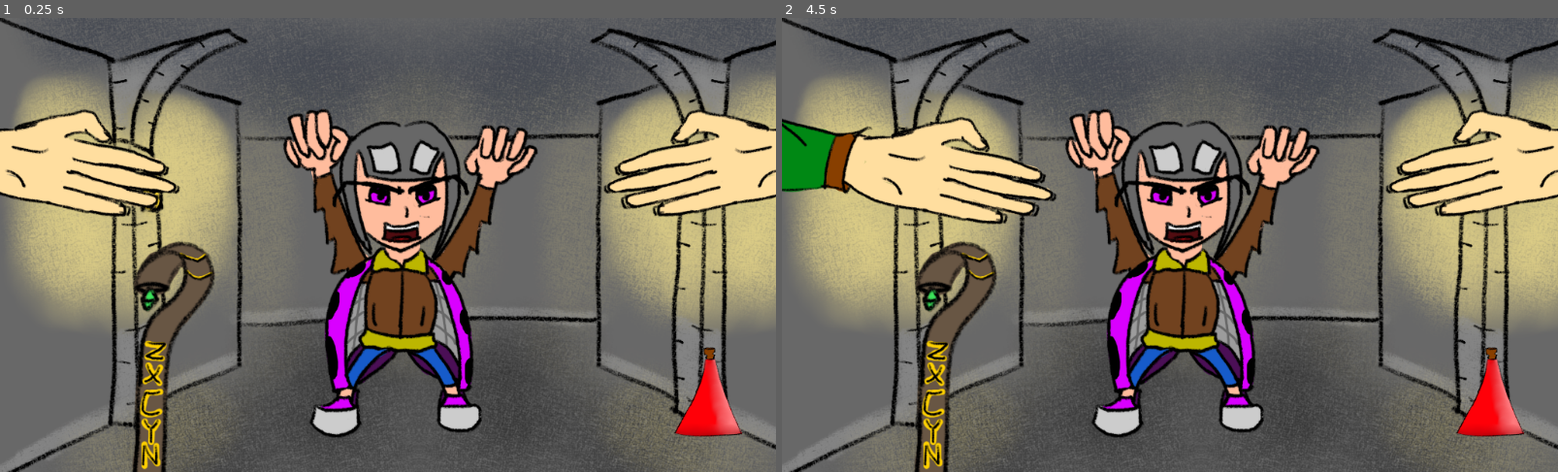
Above: before the commit, frames 1-2 (left to right).
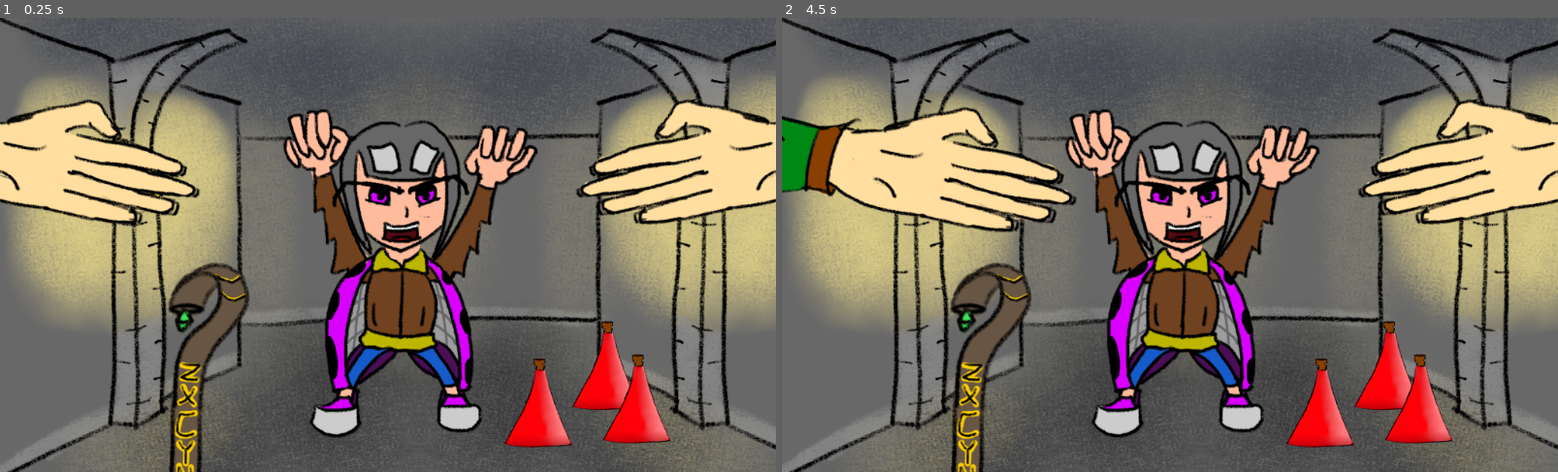
Above: after the commit, the same moments.

Repository: HumbleSolipsist/gmtk-hand-game
Game: Godot game, scene res://World.tscn
Same seed, same stepped clock (60 frames per second), same inputs: the game is played once before the commit and once after it.
Inputs (mouse positions are in pixels of both pictures, inside the frame that each line leads up to):
- Up to frame 1 (0.25 s): no input
- Up to frame 2 (4.5 s): tap Enter at 0.5, 2, 3.5 s; move the mouse to (1340, 222) at 0.52 s; click (1340, 222) at 0.67 s; tap Space at 1.25, 2.75, 4.25 s; move the mouse to (1014, 267) at 1.27 s; click (1014, 267) at 1.42 s; move the mouse to (1247, 145) at 2.02 s; click (1247, 145) at 2.17 s; move the mouse to (1131, 335) at 2.77 s; click (1131, 335) at 2.92 s; move the mouse to (1402, 313) at 3.52 s; click (1402, 313) at 3.67 s; move the mouse to (937, 176) at 4.27 s; click (937, 176) at 4.42 s

The runs differ from the first frame. In frame 1, 12% of the frame differs, in the area x 0-100%, y 17-100%; in frame 2, 13%.

Commit message:
Make arms tear off properly

Diff:
--- a/LeftHand.gd
+++ b/LeftHand.gd
@@ -2,29 +2,36 @@
 
 export (float) var active_speed
 export (float) var passive_speed
+export (String) var tear_spot_name
 
-var home
+onready var home = self.position
 onready var open_sprite = $arm_open
 onready var closed_sprite = $arm_closed_bottom
 onready var fingers_sprite = $arm_closed_top
 onready var open_hitbox = $open_hand_hitbox
 onready var closed_hitbox = $closed_hand_hitbox
+onready var thumb_hitbox = $thumb_hitbox
 
 var mouse_hover = false
 var follow_mouse = false
 
 var item = null
 
+var velocity = Vector2(0, 0)
+var spin = 0
+var dead = false
+
 # Called when the node enters the scene tree for the first time.
 func _ready():
-	self.home = self.position
 	open_hand()
 
 func travel_to(destination, speed):
 	if destination.distance_to(self.position) > speed:
 		var velocity = (destination - self.position).normalized() * speed
 		self.position = self.position + velocity
+		self.velocity = velocity
 	else:
+		self.velocity = destination - self.position
 		self.position = destination
 
 func go_to_mouse():
@@ -59,12 +66,19 @@
 		return true
 	return false
 
+func fall():
+	self.velocity += Vector2(0, 0.5)
+	self.position += velocity
+	self.rotation += self.spin
+
 func _physics_process(delta):
-	if follow_mouse:
-		self.go_to_mouse()
+	if dead:
+		fall()
 	else:
-		self.go_home()
-
+		if follow_mouse:
+			self.go_to_mouse()
+		else:
+			self.go_home()
 	if item:
 		item.position = self.position
 
@@ -85,3 +99,19 @@
 func _on_hand_area_exited(area):
 	if (area.has_method("hand_off")):
 		area.hand_off(self)
+
+func fall_off():
+	self.spin = rand_range(-PI/80, PI/80)
+	self.velocity *= 0.4
+	self.follow_mouse = false
+	self.mouse_hover = false
+	self.dead = true
+	self.closed_hitbox.set_deferred("disabled", true)
+	self.open_hitbox.set_deferred("disabled", true)
+	self.thumb_hitbox.set_deferred("disabled", true)
+	$bone/bone_hitbox.set_deferred("disabled", true)
+
+func _on_bone_area_entered(area):
+	if area.name == self.tear_spot_name:
+		self.fall_off()
+		$tear_sound.play()
--- a/World.tscn
+++ b/World.tscn
@@ -1,44 +1,27 @@
-[gd_scene load_steps=25 format=2]
+[gd_scene load_steps=15 format=2]
 
 [ext_resource path="res://World.gd" type="Script" id=1]
 [ext_resource path="res://assets/hall.png" type="Texture" id=2]
 [ext_resource path="res://lady_bug.tscn" type="PackedScene" id=3]
 [ext_resource path="res://pointer.gd" type="Script" id=4]
 [ext_resource path="res://assets/temp/pointer.png" type="Texture" id=5]
-[ext_resource path="res://potion.gd" type="Script" id=6]
-[ext_resource path="res://assets/items/potion/potion.png" type="Texture" id=7]
-[ext_resource path="res://assets/items/potion/potion_break.png" type="Texture" id=8]
-[ext_resource path="res://assets/sounds/steveygos93_jsbarrett_vial_smash.wav" type="AudioStream" id=9]
-[ext_resource path="res://plank.gd" type="Script" id=10]
-[ext_resource path="res://assets/sounds/tbone1999_doorhit.wav" type="AudioStream" id=11]
-[ext_resource path="res://assets/sounds/ssierra1202_wood_destruction.wav" type="AudioStream" id=12]
-[ext_resource path="res://assets/items/staff/staff.png" type="Texture" id=13]
-[ext_resource path="res://assets/items/staff/staff_broken.png" type="Texture" id=14]
-[ext_resource path="res://inventory.gd" type="Script" id=15]
-[ext_resource path="res://left_hand.tscn" type="PackedScene" id=16]
-[ext_resource path="res://assets/sounds/djsaryon_trevorlentz_battle_midi.wav" type="AudioStream" id=17]
+[ext_resource path="res://potion.tscn" type="PackedScene" id=6]
+[ext_resource path="res://staff.tscn" type="PackedScene" id=7]
+[ext_resource path="res://inventory.gd" type="Script" id=8]
+[ext_resource path="res://left_hand.tscn" type="PackedScene" id=9]
+[ext_resource path="res://assets/sounds/djsaryon_trevorlentz_battle_midi.wav" type="AudioStream" id=10]
 
 [sub_resource type="CircleShape2D" id=1]
 radius = 1.0
 
-[sub_resource type="CapsuleShape2D" id=2]
-radius = 32.8861
-height = 84.0417
-
-[sub_resource type="RectangleShape2D" id=3]
-extents = Vector2( 84.6893, 33.8958 )
-
-[sub_resource type="RectangleShape2D" id=4]
-extents = Vector2( 52.3123, 24.3829 )
-
-[sub_resource type="RectangleShape2D" id=5]
-extents = Vector2( 24.3294, 180.877 )
-
-[sub_resource type="CircleShape2D" id=6]
-radius = 63.0942
-
 [sub_resource type="RectangleShape2D" id=7]
 extents = Vector2( 308.159, 13.2239 )
+
+[sub_resource type="RectangleShape2D" id=8]
+extents = Vector2( 52.8813, 510.267 )
+
+[sub_resource type="RectangleShape2D" id=9]
+extents = Vector2( 51.1233, 540.155 )
 
 [node name="world" type="Node2D"]
 script = ExtResource( 1 )
@@ -64,88 +47,55 @@
 scale = Vector2( 0.01, 0.01 )
 texture = ExtResource( 5 )
 
-[node name="potion" type="Area2D" parent="."]
-editor/display_folded = true
-position = Vector2( 932.813, 495.557 )
-scale = Vector2( 0.5, 0.5 )
-z_index = 1
-script = ExtResource( 6 )
+[node name="potion" parent="." instance=ExtResource( 6 )]
+position = Vector2( 798.172, 460.619 )
 
-[node name="potion" type="Sprite" parent="potion"]
-scale = Vector2( 0.5, 0.5 )
-texture = ExtResource( 7 )
+[node name="potion2" parent="." instance=ExtResource( 6 )]
+position = Vector2( 838.608, 504.571 )
 
-[node name="potion_break" type="Sprite" parent="potion"]
-visible = false
-scale = Vector2( 0.5, 0.5 )
-texture = ExtResource( 8 )
+[node name="potion3" parent="." instance=ExtResource( 6 )]
+position = Vector2( 708.509, 509.845 )
 
-[node name="tip_hitbox" type="CollisionShape2D" parent="potion"]
-position = Vector2( 8.63391, -43.1693 )
-shape = SubResource( 2 )
-
-[node name="base_hitbox" type="CollisionShape2D" parent="potion"]
-position = Vector2( 4.31689, 79.8635 )
-shape = SubResource( 3 )
-
-[node name="middle_hitbox" type="CollisionShape2D" parent="potion"]
-position = Vector2( 6.47546, 21.5847 )
-shape = SubResource( 4 )
-
-[node name="shatter_sound" type="AudioStreamPlayer" parent="potion"]
-stream = ExtResource( 9 )
-
-[node name="staff" type="Area2D" parent="."]
-editor/display_folded = true
-position = Vector2( 219.761, 529.185 )
-z_index = 1
-script = ExtResource( 10 )
-
-[node name="shaft_hitbox" type="CollisionShape2D" parent="staff"]
-visible = false
-position = Vector2( -26.3713, 50.9846 )
-shape = SubResource( 5 )
-
-[node name="top_hitbox" type="CollisionShape2D" parent="staff"]
-visible = false
-position = Vector2( 10.5486, -170.535 )
-shape = SubResource( 6 )
-
-[node name="door_hit_sound" type="AudioStreamPlayer" parent="staff"]
-stream = ExtResource( 11 )
-
-[node name="shatter_sound" type="AudioStreamPlayer" parent="staff"]
-stream = ExtResource( 12 )
-
-[node name="staff" type="Sprite" parent="staff"]
-texture = ExtResource( 13 )
-
-[node name="staff_broken" type="Sprite" parent="staff"]
-visible = false
-texture = ExtResource( 14 )
+[node name="staff" parent="." instance=ExtResource( 7 )]
+position = Vector2( 265.471, 557.314 )
 
 [node name="inventory" type="Area2D" parent="."]
 editor/display_folded = true
 position = Vector2( 517, 600 )
-script = ExtResource( 15 )
+script = ExtResource( 8 )
 
 [node name="CollisionShape2D" type="CollisionShape2D" parent="inventory"]
 position = Vector2( 0.00012207, 0 )
 shape = SubResource( 7 )
 
-[node name="left_hand" parent="." instance=ExtResource( 16 )]
+[node name="left_hand" parent="." instance=ExtResource( 9 )]
 position = Vector2( 80, 200 )
 rotation = -1.34565
+scale = Vector2( 0.7, 0.7 )
 passive_speed = 11.0
+tear_spot_name = "tear_spot_left"
 
-[node name="right_hand" parent="." instance=ExtResource( 16 )]
-position = Vector2( 954, 200 )
+[node name="right_hand" parent="." instance=ExtResource( 9 )]
+position = Vector2( 944, 200 )
 rotation = 1.34739
-scale = Vector2( -0.6, 0.6 )
+scale = Vector2( -0.7, 0.7 )
 passive_speed = 11.0
+tear_spot_name = "tear_spot_right"
 
 [node name="bg_music" type="AudioStreamPlayer" parent="."]
-stream = ExtResource( 17 )
+stream = ExtResource( 10 )
 volume_db = -5.0
+
+[node name="tear_spot_left" type="Area2D" parent="."]
+
+[node name="CollisionShape2D" type="CollisionShape2D" parent="tear_spot_left"]
+position = Vector2( 135.373, 272.504 )
+shape = SubResource( 8 )
+
+[node name="tear_spot_right" type="Area2D" parent="."]
+
+[node name="CollisionShape2D" type="CollisionShape2D" parent="tear_spot_right"]
+position = Vector2( 889.592, 314.698 )
+shape = SubResource( 9 )
 [connection signal="area_entered" from="pointer" to="pointer" method="_on_pointer_area_entered"]
 [connection signal="area_exited" from="pointer" to="pointer" method="_on_pointer_area_exited"]
--- a/left_hand.tscn
+++ b/left_hand.tscn
@@ -1,9 +1,10 @@
-[gd_scene load_steps=8 format=2]
+[gd_scene load_steps=10 format=2]
 
 [ext_resource path="res://LeftHand.gd" type="Script" id=1]
 [ext_resource path="res://assets/temp/arm_open.png" type="Texture" id=2]
 [ext_resource path="res://assets/temp/arm_closed_bottom.png" type="Texture" id=3]
 [ext_resource path="res://assets/temp/arm_closed_top.png" type="Texture" id=4]
+[ext_resource path="res://assets/sounds/ludde44__tearing_paper.wav" type="AudioStream" id=5]
 
 [sub_resource type="CapsuleShape2D" id=1]
 radius = 82.9597
@@ -15,6 +16,9 @@
 [sub_resource type="CapsuleShape2D" id=3]
 radius = 91.7767
 height = 186.432
+
+[sub_resource type="RectangleShape2D" id=4]
+extents = Vector2( 98.6857, 58.407 )
 
 [node name="left_hand" type="Area2D"]
 scale = Vector2( 0.6, 0.6 )
@@ -41,10 +45,12 @@
 texture = ExtResource( 4 )
 
 [node name="open_hand_hitbox" type="CollisionShape2D" parent="."]
+visible = false
 position = Vector2( -3.302, 27.192 )
 shape = SubResource( 1 )
 
 [node name="thumb_hitbox" type="CollisionShape2D" parent="."]
+visible = false
 position = Vector2( 65.763, 21.14 )
 shape = SubResource( 2 )
 
@@ -52,5 +58,15 @@
 visible = false
 position = Vector2( 0, -20 )
 shape = SubResource( 3 )
+
+[node name="bone" type="Area2D" parent="."]
+
+[node name="bone_hitbox" type="CollisionShape2D" parent="bone"]
+position = Vector2( 102.244, -1003.5 )
+shape = SubResource( 4 )
+
+[node name="tear_sound" type="AudioStreamPlayer" parent="."]
+stream = ExtResource( 5 )
 [connection signal="area_entered" from="." to="." method="_on_hand_area_entered"]
 [connection signal="area_exited" from="." to="." method="_on_hand_area_exited"]
+[connection signal="area_entered" from="bone" to="." method="_on_bone_area_entered"]
--- a/potion.gd
+++ b/potion.gd
@@ -17,7 +17,7 @@
 	pass
 
 func start_despawn_timer():
-	yield(get_tree().create_timer(2),"timeout")
+	yield(get_tree().create_timer(3),"timeout")
 	self.queue_free()
 
 func shatter():
--- /dev/null
+++ b/potion.tscn
@@ -0,0 +1,46 @@
+[gd_scene load_steps=8 format=2]
+
+[ext_resource path="res://potion.gd" type="Script" id=1]
+[ext_resource path="res://assets/items/potion/potion.png" type="Texture" id=2]
+[ext_resource path="res://assets/items/potion/potion_break.png" type="Texture" id=3]
+[ext_resource path="res://assets/sounds/steveygos93_jsbarrett_vial_smash.wav" type="AudioStream" id=4]
+
+[sub_resource type="CapsuleShape2D" id=1]
+radius = 32.8861
+height = 84.0417
+
+[sub_resource type="RectangleShape2D" id=2]
+extents = Vector2( 84.6893, 33.8958 )
+
+[sub_resource type="RectangleShape2D" id=3]
+extents = Vector2( 52.3123, 24.3829 )
+
+[node name="potion" type="Area2D"]
+editor/display_folded = true
+scale = Vector2( 0.5, 0.5 )
+z_index = 1
+script = ExtResource( 1 )
+
+[node name="potion" type="Sprite" parent="."]
+scale = Vector2( 0.5, 0.5 )
+texture = ExtResource( 2 )
+
+[node name="potion_break" type="Sprite" parent="."]
+visible = false
+scale = Vector2( 0.5, 0.5 )
+texture = ExtResource( 3 )
+
+[node name="tip_hitbox" type="CollisionShape2D" parent="."]
+position = Vector2( 8.63391, -43.1693 )
+shape = SubResource( 1 )
+
+[node name="base_hitbox" type="CollisionShape2D" parent="."]
+position = Vector2( 4.31689, 79.8635 )
+shape = SubResource( 2 )
+
+[node name="middle_hitbox" type="CollisionShape2D" parent="."]
+position = Vector2( 6.47546, 21.5847 )
+shape = SubResource( 3 )
+
+[node name="shatter_sound" type="AudioStreamPlayer" parent="."]
+stream = ExtResource( 4 )
--- /dev/null
+++ b/staff.tscn
@@ -0,0 +1,41 @@
+[gd_scene load_steps=8 format=2]
+
+[ext_resource path="res://plank.gd" type="Script" id=1]
+[ext_resource path="res://assets/sounds/tbone1999_doorhit.wav" type="AudioStream" id=2]
+[ext_resource path="res://assets/sounds/ssierra1202_wood_destruction.wav" type="AudioStream" id=3]
+[ext_resource path="res://assets/items/staff/staff.png" type="Texture" id=4]
+[ext_resource path="res://assets/items/staff/staff_broken.png" type="Texture" id=5]
+
+[sub_resource type="RectangleShape2D" id=1]
+extents = Vector2( 24.3294, 180.877 )
+
+[sub_resource type="CircleShape2D" id=2]
+radius = 63.0942
+
+[node name="staff" type="Area2D"]
+editor/display_folded = true
+z_index = 1
+script = ExtResource( 1 )
+
+[node name="shaft_hitbox" type="CollisionShape2D" parent="."]
+visible = false
+position = Vector2( -26.3713, 50.9846 )
+shape = SubResource( 1 )
+
+[node name="top_hitbox" type="CollisionShape2D" parent="."]
+visible = false
+position = Vector2( 10.5486, -170.535 )
+shape = SubResource( 2 )
+
+[node name="door_hit_sound" type="AudioStreamPlayer" parent="."]
+stream = ExtResource( 2 )
+
+[node name="shatter_sound" type="AudioStreamPlayer" parent="."]
+stream = ExtResource( 3 )
+
+[node name="staff" type="Sprite" parent="."]
+texture = ExtResource( 4 )
+
+[node name="staff_broken" type="Sprite" parent="."]
+visible = false
+texture = ExtResource( 5 )
--- /dev/null
+++ b/torn_off_arm.gd
@@ -0,0 +1,12 @@
+extends KinematicBody2D
+
+var velocity
+
+# Called when the node enters the scene tree for the first time.
+func _ready():
+	velocity = Vector2(0, 0)
+
+# Called every frame. 'delta' is the elapsed time since the previous frame.
+func _physics_process(delta):
+	self.position += velocity
+	self.velocity += Vector2(0, 1)
--- /dev/null
+++ b/torn_off_arm.tscn
@@ -0,0 +1,12 @@
+[gd_scene load_steps=3 format=2]
+
+[ext_resource path="res://torn_off_arm.gd" type="Script" id=1]
+[ext_resource path="res://assets/temp/arm_open.png" type="Texture" id=2]
+
+[node name="torn_off_arm" type="KinematicBody2D"]
+script = ExtResource( 1 )
+
+[node name="arm_open" type="Sprite" parent="."]
+position = Vector2( 21.584, -382.414 )
+rotation = 1.5708
+texture = ExtResource( 2 )
Not shown, added: assets/sounds/ludde44__tearing_paper.wav.import
Not shown, added: assets/sounds/qubodup_molotov.wav.import
